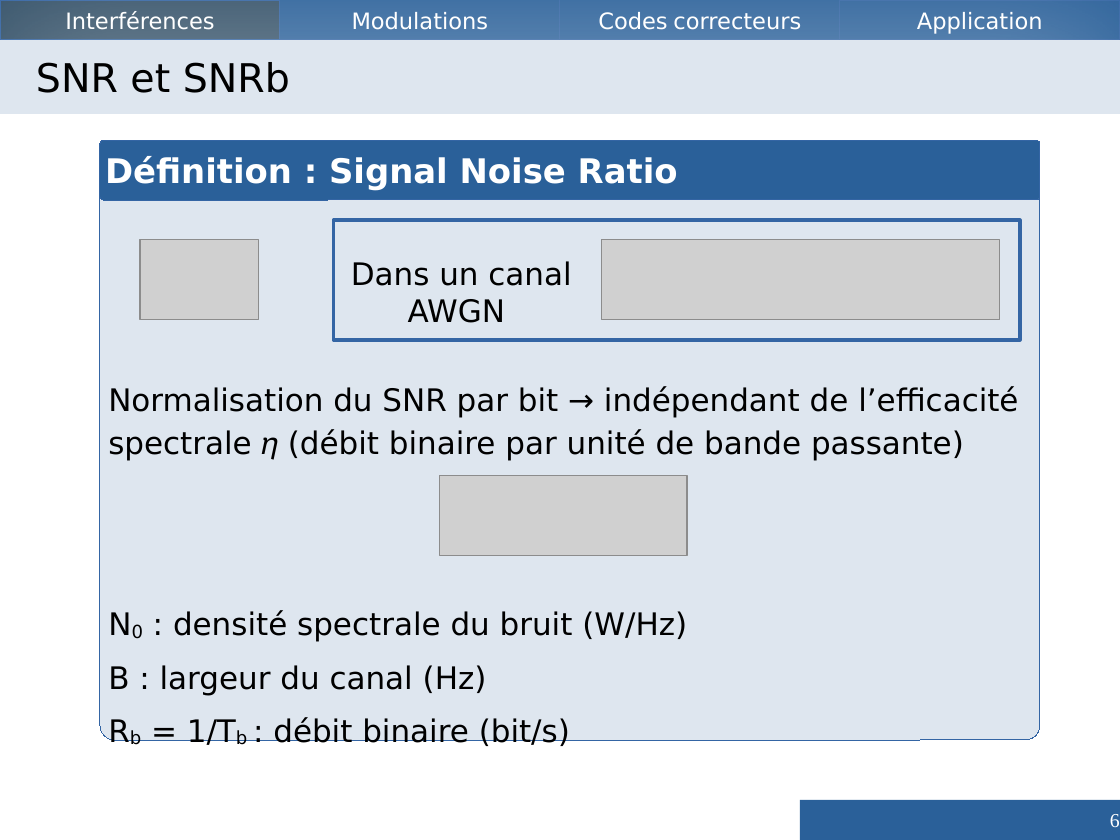
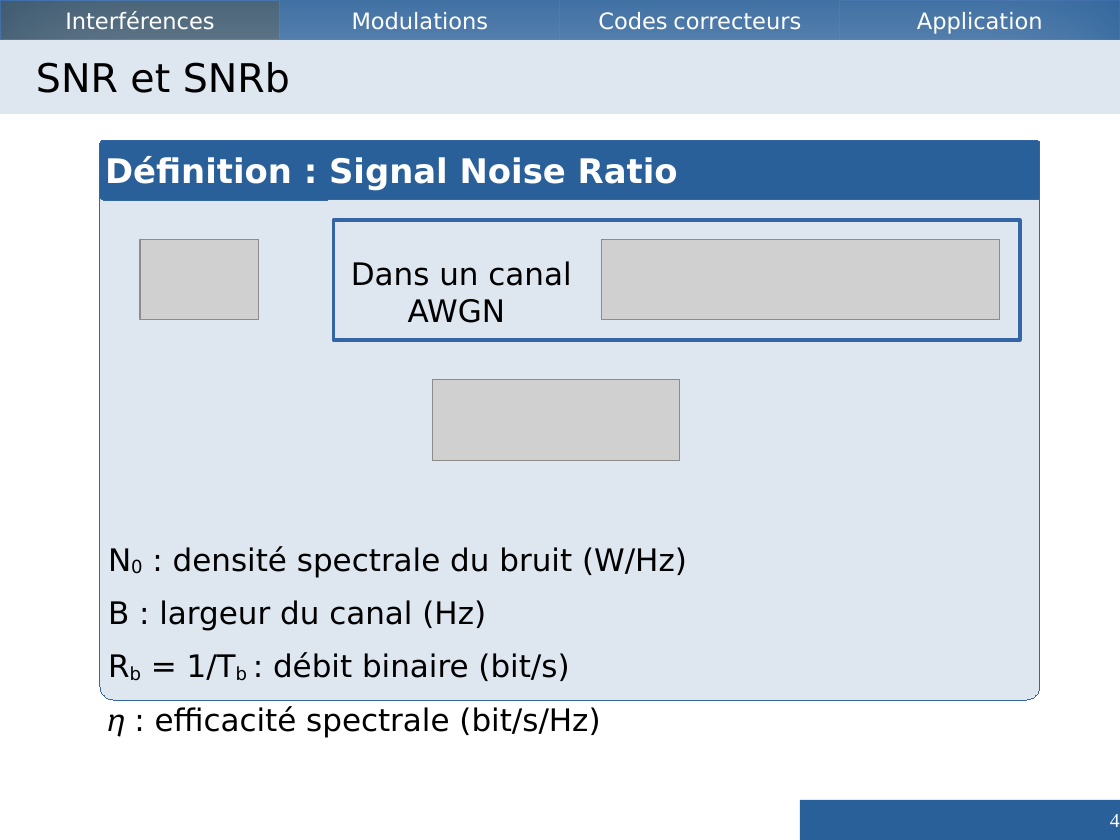
Before and after one commit to Vzrod/tipe, a slide deck: slide 4 of TIPE - Copie.odp (slide 6 before the commit). Drawn at 1120x840 pixels with LibreOffice and Linux fonts; fonts in the diff are those of the drawing; grey boxes stand for pictures. Boxes give left, top, right and bottom in pixels: in the first picture for what was removed or moved away, otherwise in the second. Text is boxed around its words. In the diff, an @@ line names an element or a change of style, - is before the commit and + after.

```diff
--- a/TIPE - Copie.odp
+++ b/TIPE - Copie.odp
@@ rounded rectangle "N0 : densité spectrale du ..." resized from (x1=100, y1=140, x2=1040, y2=741) to (x1=100, y1=140, x2=1040, y2=700) @@
@@ text in rounded rectangle at (x1=108, y1=386, x2=1018, y2=461): paragraph removed @@
-Normalisation du SNR par bit → indépendant de l’efficacité spectrale 𝜂 (débit binaire par unité de bande passante)
@@ picture moved from (x1=440, y1=476, x2=687, y2=556) to (x1=433, y1=380, x2=680, y2=460) @@
@@ text in rounded rectangle at (x1=108, y1=706, x2=600, y2=737): paragraph added @@
+𝜂 : efficacité spectrale (bit/s/Hz)
@@ page number at (x1=1110, y1=814, x2=1120, y2=827): text changed @@
-6
+4
```
Also in this commit, not shown: 21 other slides changed, 6 slides added, 12 slides removed, 2 other files.
